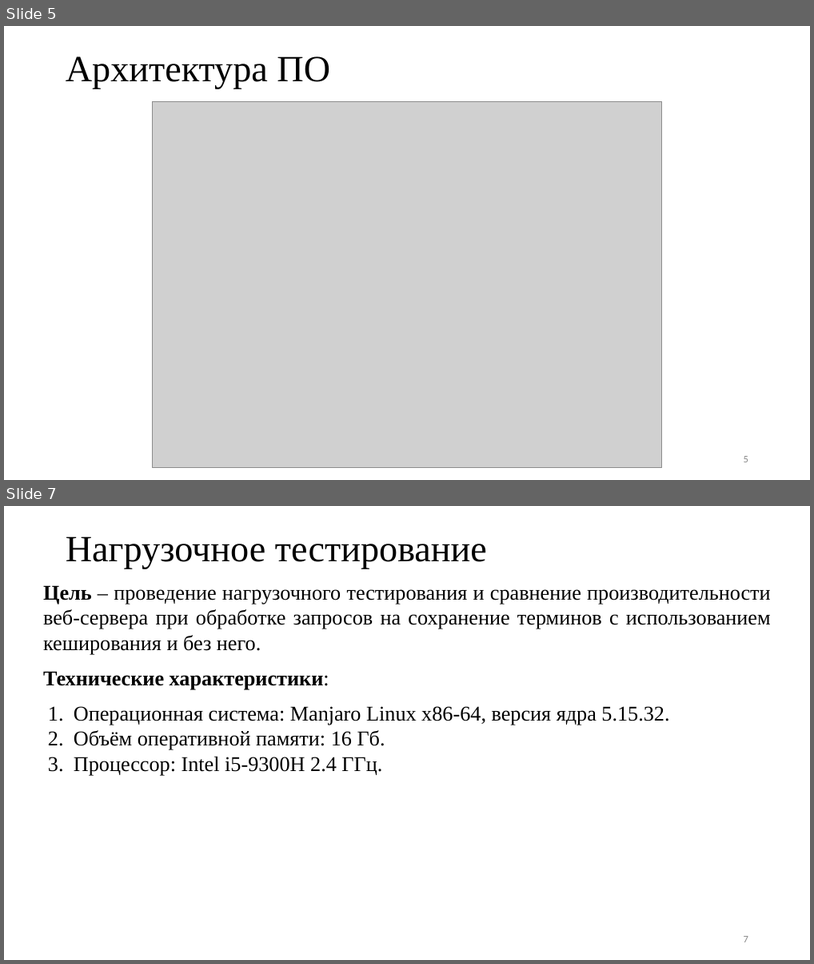
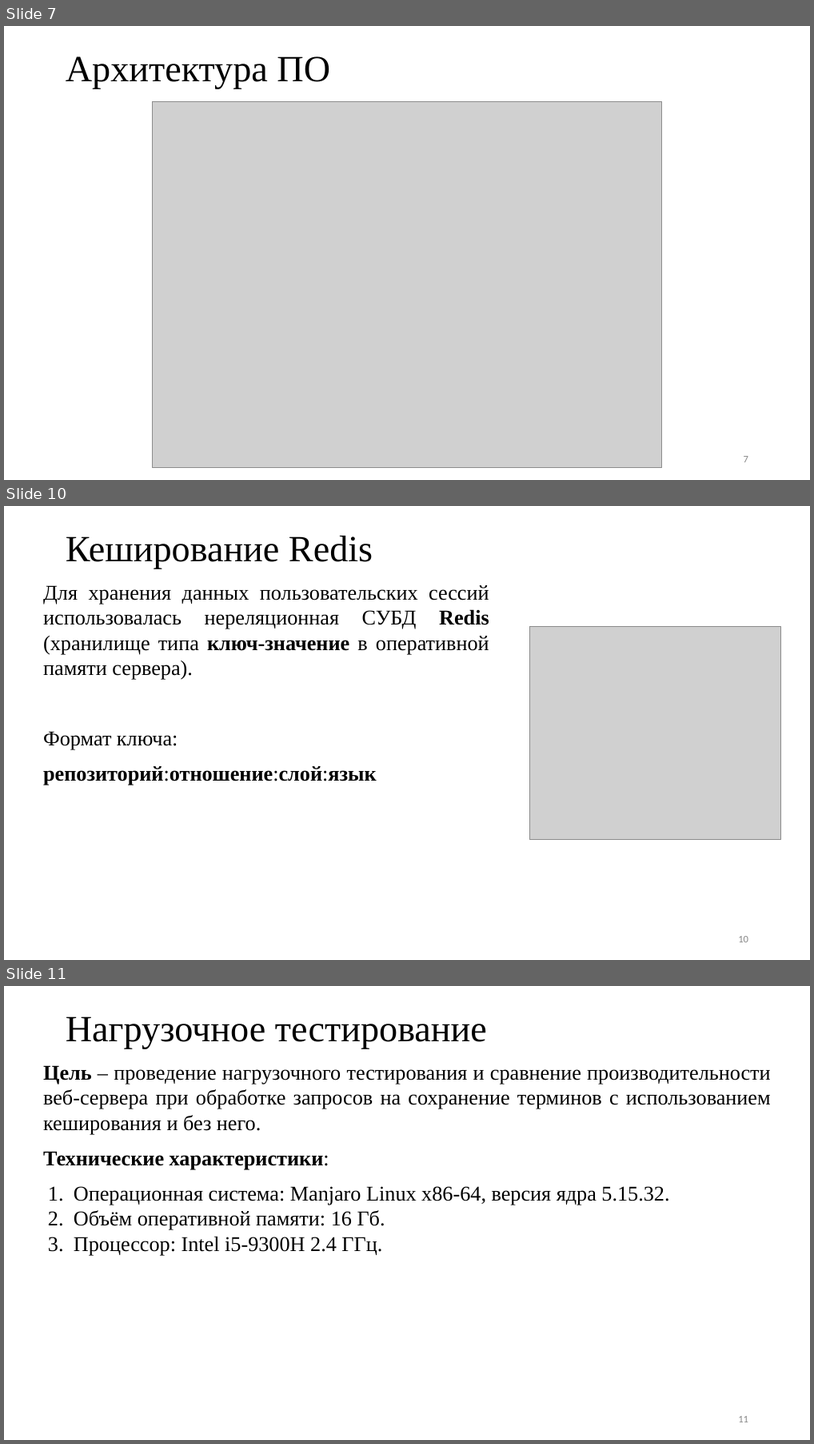
Before and after one commit to Inspirate789/Thermy-backend, a slide deck: docs/presentation/databases/presentation.pptx. Shown one above the other, each under a label of ours: slides 5 and 7 before the commit, slides 7, 10 and 11 after it; the slides between them are not shown. The pictures are 814x964 and 814x1444 pixels, drawn with LibreOffice and Linux fonts; fonts in the diff are those of the drawing; grey boxes stand for pictures. Boxes give left, top, right and bottom in pixels: in the first picture for what was removed or moved away, otherwise in the second. Text is boxed around its words. In the diff, an @@ line names an element or a change of style, - is before the commit and + after.

```diff
--- a/docs/presentation/databases/presentation.pptx
+++ b/docs/presentation/databases/presentation.pptx
@@ slide 10 added at (4,506,810,960), background #FFFFFF @@
@@ title added at (66,536,373,569), 44 pt, text #000000 @@
+Кеширование Redis
@@ text added at (43,585,490,785), 25 pt, text #000000 @@
+Для хранения данных пользовательских сессий использовалась нереляционная СУБД Redis (хранилище типа ключ-значение в оперативной памяти сервера).
+Формат ключа:
+репозиторий:отношение:слой:язык
@@ picture added at (530,626,782,839) @@
@@ page number added at (738,936,749,942), 12 pt, text #888888 @@
+10
@@ what was slide 5 is now slide 7 @@
@@ page number at (744,456,749,462): text changed @@
-5
+7
@@ what was slide 7 is now slide 11 @@
@@ page number at (738,1416,749,1422): text changed @@
-7
+11
```
Also in this commit, not shown: 1 slide changed, 4 other slides added, 4 other files.
